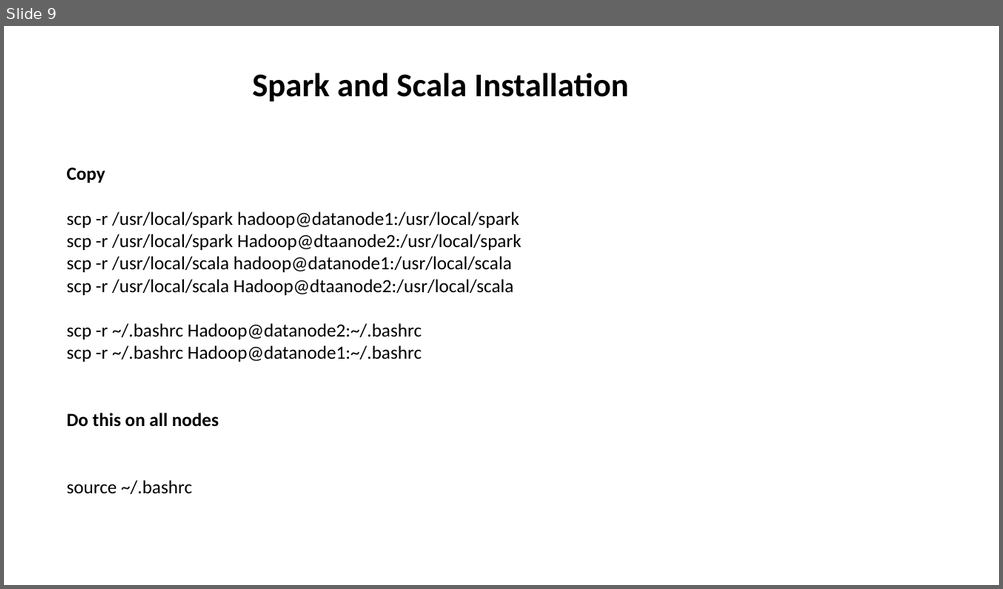
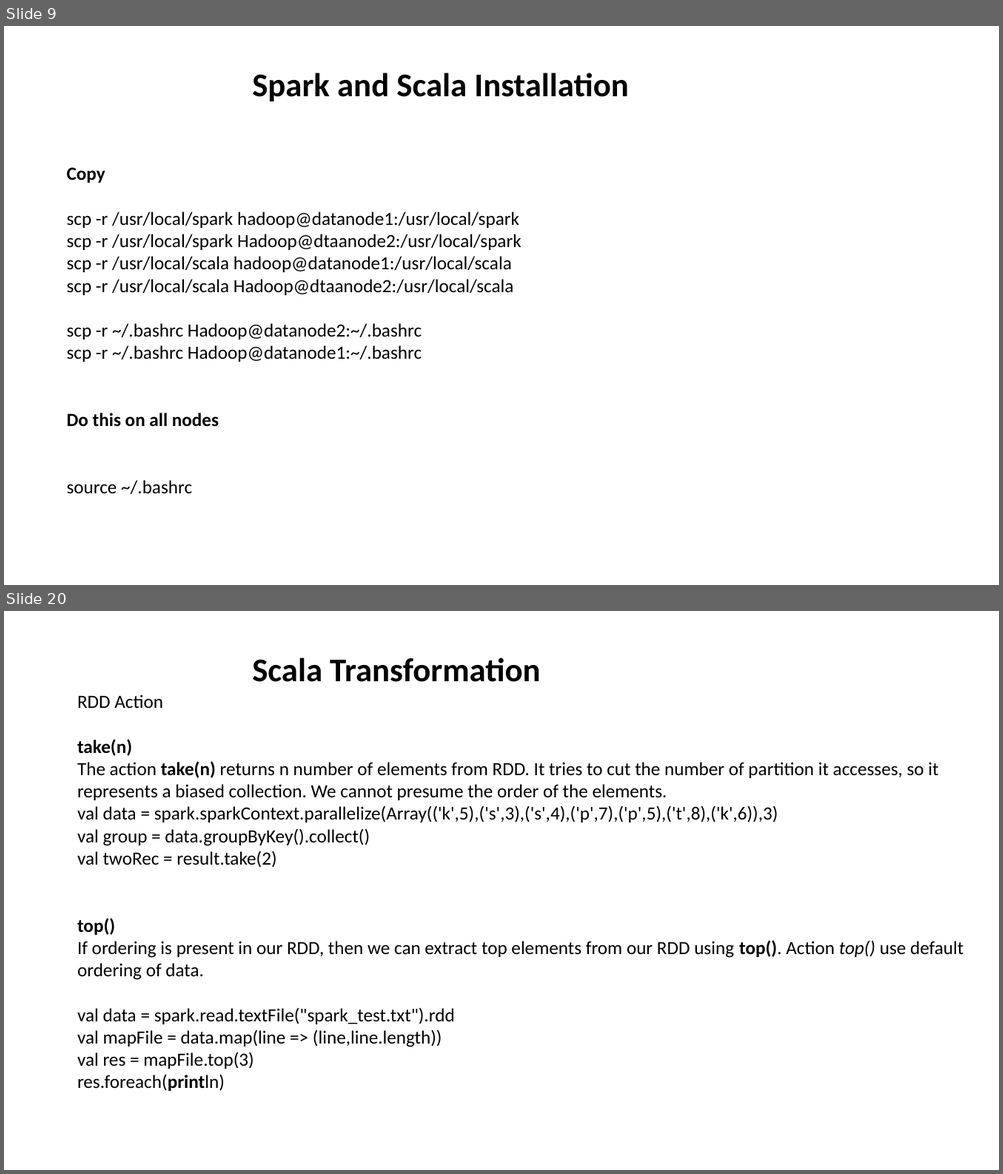
Before and after one commit to aashmishra/Bigdata_ppt, a slide deck: sparkscala.pptx. Shown one above the other, each under a label of ours: slide 9 before the commit, slides 9 and 20 after it; the slides between them are not shown. The pictures are 1003x589 and 1003x1174 pixels, drawn with LibreOffice and Linux fonts; fonts in the diff are those of the drawing. Boxes give left, top, right and bottom in pixels: in the first picture for what was removed or moved away, otherwise in the second. Text is boxed around its words. In the diff, an @@ line names an element or a change of style, - is before the commit and + after.

```diff
--- a/sparkscala.pptx
+++ b/sparkscala.pptx
@@ slide 20 added at bbox=[4, 611, 999, 1170], background #FFFFFF @@
@@ text added at bbox=[252, 658, 540, 682], 32 pt, text #000000, bold @@
+Scala Transformation
@@ text added at bbox=[77, 695, 963, 1091], 18 pt, text #000000 @@
+RDD Action
+take(n)
+The action take(n) returns n number of elements from RDD. It tries to cut the number of partition it accesses, so it represents a biased collection. We cannot presume the order of the elements.
+val data = spark.sparkContext.parallelize(Array(('k',5),('s',3),('s',4),('p',7),('p',5),('t',8),('k',6)),3)
+val group = data.groupByKey().collect()
+val twoRec = result.take(2)
+top()
+If ordering is present in our RDD, then we can extract top elements from our RDD using top(). Action top() use default ordering of data.
+val data = spark.read.textFile("spark_test.txt").rdd
+val mapFile = data.map(line => (line,line.length))
+val res = mapFile.top(3)
+res.foreach(println)
```
Also in this commit, not shown: 12 other slides added, 1 slide removed.
